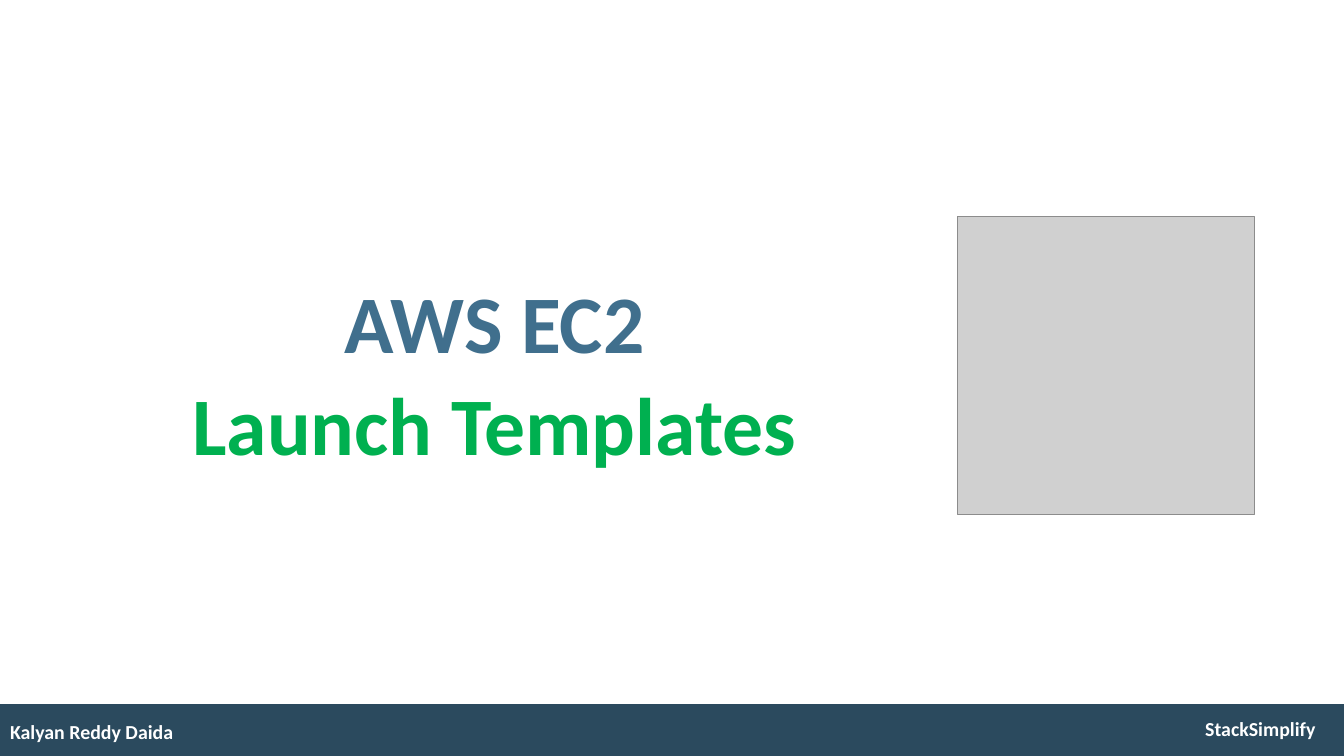
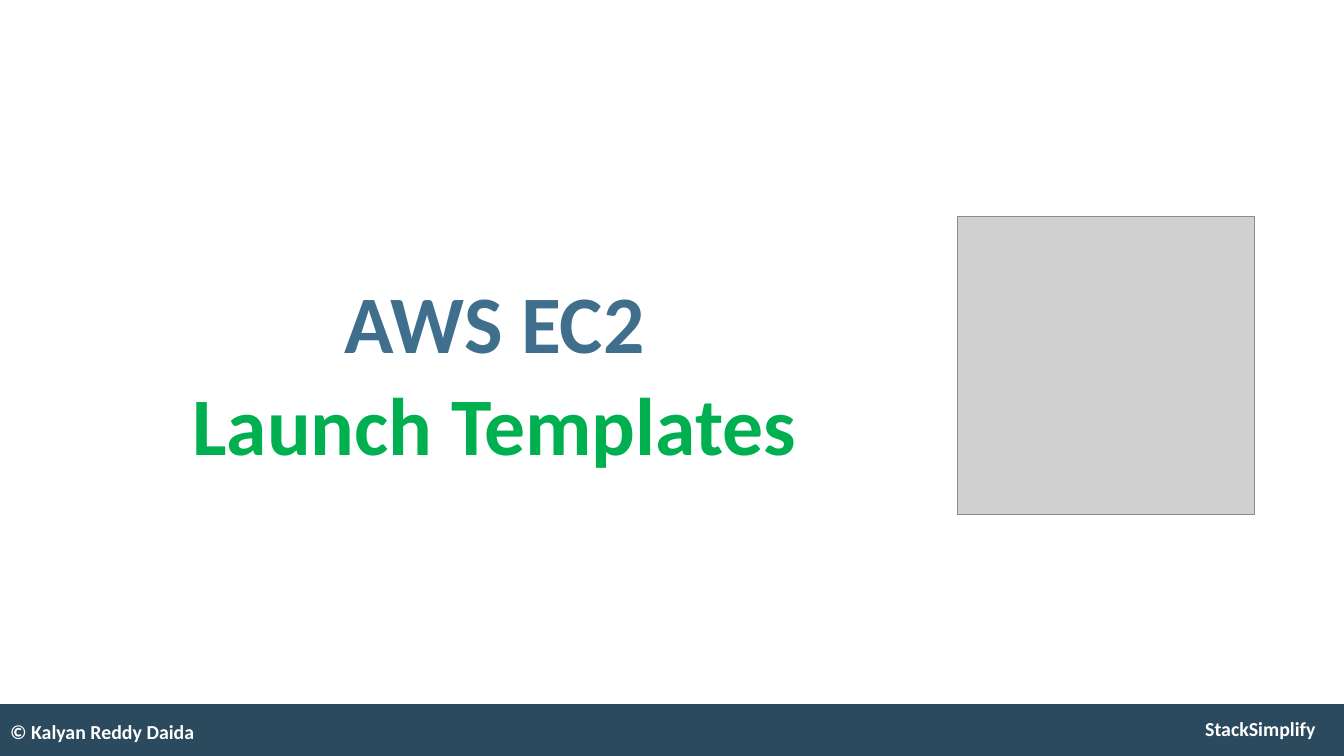
Before and after one commit to stacksimplify/aws-eks-kubernetes-masterclass, a slide deck: slide 2 of presentation/AWS-Fargate-and-EKS-Masterclass.pptx. Drawn at 1344x756 pixels with LibreOffice and Linux fonts; fonts in the diff are those of the drawing; grey boxes stand for pictures. Boxes give left, top, right and bottom in pixels: in the first picture for what was removed or moved away, otherwise in the second. Text is boxed around its words. In the diff, an @@ line names an element or a change of style, - is before the commit and + after.

```diff
--- a/presentation/AWS-Fargate-and-EKS-Masterclass.pptx
+++ b/presentation/AWS-Fargate-and-EKS-Masterclass.pptx
@@ text at (31,725,195,742): text changed @@
-Kalyan Reddy Daida
+© Kalyan Reddy Daida
```
Also in this commit, not shown: 1 other slide changed, 8 slides added, 1 other file.
